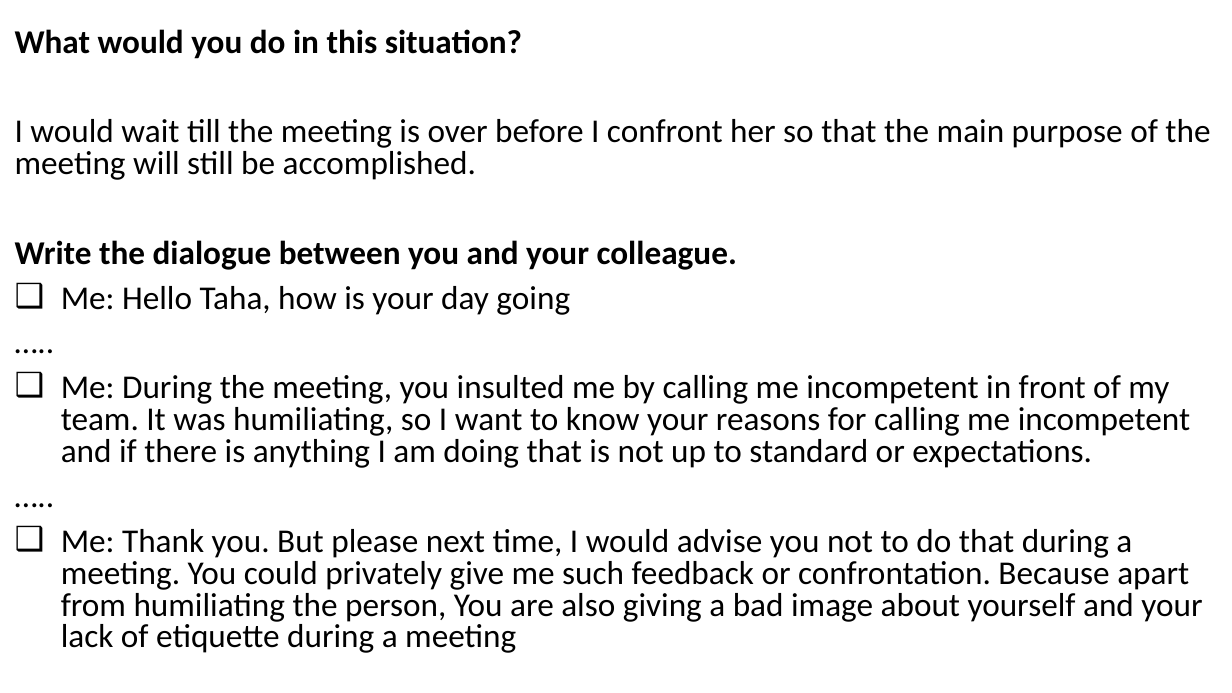
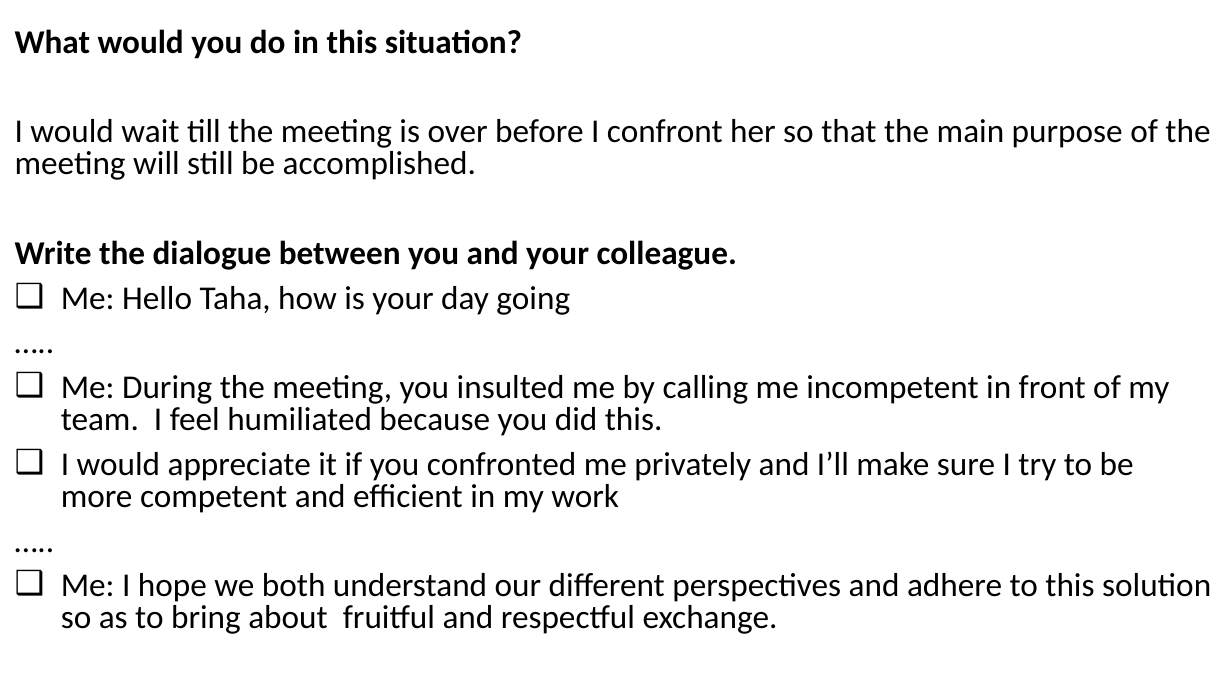
Before and after one commit to SamZie001/relational-effectiveness, a slide deck: slide 3 of Relatioinal Effectiveness Project.pptx. Drawn at 1232x693 pixels with LibreOffice and Linux fonts; fonts in the diff are those of the drawing. Boxes give left, top, right and bottom in pixels: in the first picture for what was removed or moved away, otherwise in the second. Text is boxed around its words. In the diff, an @@ line names an element or a change of style, - is before the commit and + after.

```diff
--- a/Relatioinal Effectiveness Project.pptx
+++ b/Relatioinal Effectiveness Project.pptx
@@ text at (x1=61, y1=375, x2=1169, y2=513): text changed @@
-❑ Me: During the meeting, you insulted me by calling me incompetent in front of my team. It was humiliating, so I want to know your reasons for calling me incompetent and if there is anything I am doing that is not up to standard or expectations.
+❑ Me: During the meeting, you insulted me by calling me incompetent in front of my team. I feel humiliated because you did this.
+❑ I would appreciate it if you confronted me privately and I’ll make sure I try to be more competent and efficient in my work
@@ text at (x1=61, y1=573, x2=1211, y2=634): text changed @@
-❑ Me: Thank you. But please next time, I would advise you not to do that during a meeting. You could privately give me such feedback or confrontation. Because apart from humiliating the person, You are also giving a bad image about yourself and your lack of etiquette during a meeting
+❑ Me: I hope we both understand our different perspectives and adhere to this solution so as to bring about fruitful and respectful exchange.
```
Also in this commit, not shown: 1 other slide changed.
